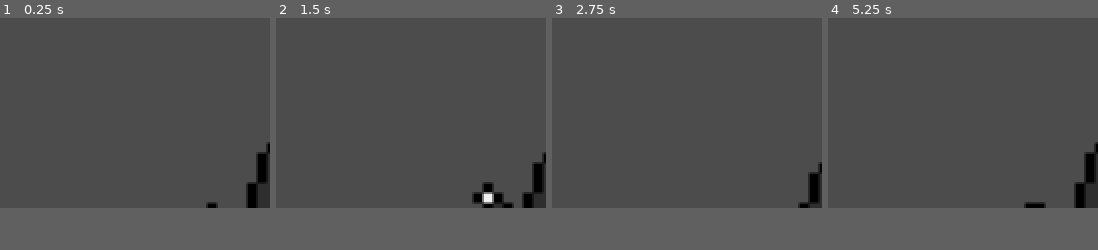
Above: before the commit, frames 1-4 (left to right).
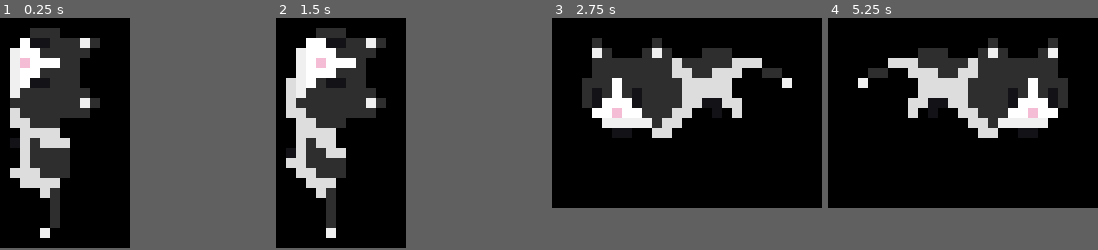
Above: after the commit, the same moments.

Repository: LaBottle/GodotDesktopPet
Game: Godot game, scene res://World.tscn
Two runs of this game, one before a commit and one after it. Both use one fixed random seed, a clock stepped at 60 frames per second and the inputs below.
Inputs (mouse positions are in pixels of both pictures, inside the frame that each line leads up to):
- Up to frame 1 (0.25 s): no input
- Up to frame 2 (1.5 s): move the mouse to (470, 103) at 0.52 s; press the mouse at (470, 103) at 0.53 s; move the mouse to (357, 122) at 1.27 s; release the mouse at (357, 122) at 1.28 s; click (357, 122) at 1.35 s
- Up to frame 3 (2.75 s): move the mouse to (714, 71) at 2.02 s; press the mouse at (714, 71) at 2.03 s
- Up to frame 4 (5.25 s): move the mouse to (949, 150) at 2.77 s; release the mouse at (949, 150) at 2.78 s; click (949, 150) at 2.85 s; move the mouse to (1044, 140) at 3.52 s; press the mouse at (1044, 140) at 3.53 s; move the mouse to (882, 85) at 4.27 s; release the mouse at (882, 85) at 4.28 s; click (882, 85) at 4.35 s; move the mouse to (976, 113) at 5.02 s; press the mouse at (976, 113) at 5.03 s
In our replay, in frame 1 the window is 135x95 before the commit and 65x115 after it. These sizes can differ from the game's own. Grey fills any space a smaller window leaves; there, only what the larger window draws over its background counts as a difference.

The runs differ from the first frame. In frame 1, 42% of the frame differs, in the area x 0-100%, y 0-95%; in frame 2, 42%; in frame 3, 81%, in the area x 0-100%, y 0-82%; in frame 4, 81%.

Commit message:
Optimize child windows

Diff:
--- /dev/null
+++ b/Pet/Expression.gd
@@ -0,0 +1,10 @@
+extends Sprite
+
+const size = Vector2(32, 38)
+
+func new(emotion: String) -> Sprite:
+	$ExpressionAnimationPlayer.play(emotion)
+	return self
+
+func _on_ExpressionAnimationPlayer_animation_finished(anim_name: String) -> void:
+	get_parent().remove_child_window()
--- /dev/null
+++ b/Pet/Expression.tscn
@@ -0,0 +1,127 @@
+[gd_scene load_steps=7 format=2]
+
+[ext_resource path="res://Assets/expression/vector_style5.png" type="Texture" id=1]
+[ext_resource path="res://Pet/Expression.gd" type="Script" id=2]
+
+[sub_resource type="Animation" id=15]
+length = 0.001
+tracks/0/type = "bezier"
+tracks/0/path = NodePath(".:modulate:a")
+tracks/0/interp = 1
+tracks/0/loop_wrap = true
+tracks/0/imported = false
+tracks/0/enabled = true
+tracks/0/keys = {
+"points": PoolRealArray( 0, -0.25, 0, 0.25, 0 ),
+"times": PoolRealArray( 0 )
+}
+tracks/1/type = "value"
+tracks/1/path = NodePath(".:frame")
+tracks/1/interp = 1
+tracks/1/loop_wrap = true
+tracks/1/imported = false
+tracks/1/enabled = true
+tracks/1/keys = {
+"times": PoolRealArray( 0 ),
+"transitions": PoolRealArray( 1 ),
+"update": 0,
+"values": [ 13 ]
+}
+
+[sub_resource type="Animation" id=16]
+resource_name = "angry"
+length = 2.0
+tracks/0/type = "bezier"
+tracks/0/path = NodePath(".:modulate:a")
+tracks/0/interp = 1
+tracks/0/loop_wrap = true
+tracks/0/imported = false
+tracks/0/enabled = true
+tracks/0/keys = {
+"points": PoolRealArray( 0, -0.25, 0, 0.25, 0, 1, -0.25, 0, 0.25, 0, 1, -0.25, 0, 0.25, 0, 0, -0.25, 0, 0.25, 0 ),
+"times": PoolRealArray( 0, 0.5, 1.5, 2 )
+}
+tracks/1/type = "value"
+tracks/1/path = NodePath(".:frame")
+tracks/1/interp = 1
+tracks/1/loop_wrap = true
+tracks/1/imported = false
+tracks/1/enabled = true
+tracks/1/keys = {
+"times": PoolRealArray( 0 ),
+"transitions": PoolRealArray( 1 ),
+"update": 1,
+"values": [ 15 ]
+}
+
+[sub_resource type="Animation" id=17]
+resource_name = "happy"
+length = 2.0
+tracks/0/type = "bezier"
+tracks/0/path = NodePath(".:modulate:a")
+tracks/0/interp = 1
+tracks/0/loop_wrap = true
+tracks/0/imported = false
+tracks/0/enabled = true
+tracks/0/keys = {
+"points": PoolRealArray( 0, -0.25, 0, 0.25, 0, 1, -0.25, 0, 0.25, 0, 1, -0.25, 0, 0.25, 0, 0, -0.25, 0, 0.25, 0 ),
+"times": PoolRealArray( 0, 0.5, 1.5, 2 )
+}
+tracks/1/type = "value"
+tracks/1/path = NodePath(".:frame")
+tracks/1/interp = 1
+tracks/1/loop_wrap = true
+tracks/1/imported = false
+tracks/1/enabled = true
+tracks/1/keys = {
+"times": PoolRealArray( 0 ),
+"transitions": PoolRealArray( 1 ),
+"update": 1,
+"values": [ 13 ]
+}
+
+[sub_resource type="Animation" id=18]
+resource_name = "sad"
+length = 2.0
+tracks/0/type = "bezier"
+tracks/0/path = NodePath(".:modulate:a")
+tracks/0/interp = 1
+tracks/0/loop_wrap = true
+tracks/0/imported = false
+tracks/0/enabled = true
+tracks/0/keys = {
+"points": PoolRealArray( 0, -0.25, 0, 0.25, 0, 1, -0.25, 0, 0.25, 0, 1, -0.25, 0, 0.25, 0, 0, -0.25, 0, 0.25, 0 ),
+"times": PoolRealArray( 0, 0.5, 1.5, 2 )
+}
+tracks/1/type = "value"
+tracks/1/path = NodePath(".:frame")
+tracks/1/interp = 1
+tracks/1/loop_wrap = true
+tracks/1/imported = false
+tracks/1/enabled = true
+tracks/1/keys = {
+"times": PoolRealArray( 0 ),
+"transitions": PoolRealArray( 1 ),
+"update": 1,
+"values": [ 14 ]
+}
+
+[node name="Expression" type="Sprite"]
+modulate = Color( 1, 1, 1, 0 )
+position = Vector2( 0, -40 )
+texture = ExtResource( 1 )
+hframes = 10
+vframes = 3
+frame = 13
+script = ExtResource( 2 )
+
+[node name="ExpressionTimer" type="Timer" parent="."]
+wait_time = 4.0
+
+[node name="ExpressionAnimationPlayer" type="AnimationPlayer" parent="."]
+anims/RESET = SubResource( 15 )
+anims/angry = SubResource( 16 )
+anims/happy = SubResource( 17 )
+anims/sad = SubResource( 18 )
+
+[connection signal="animation_finished" from="ExpressionAnimationPlayer" to="." method="_on_ExpressionAnimationPlayer_animation_finished"]
--- a/Pet/Pet.gd
+++ b/Pet/Pet.gd
@@ -1,17 +1,15 @@
 extends Control
+
 
 onready var animated_sprite: AnimatedSprite = $AnimatedSprite
 onready var animation_player: AnimationPlayer = $AnimationPlayer
 onready var action_switch_timer: Timer = $ActionSwitchTimer
 onready var action_on_wall_switch_timer: Timer = $ActionOnWallSwitchTimer
-onready var expression_sprite :Sprite = $Expression
-onready var expression_timer :Timer = $Expression/ExpressionTimer
-onready var expression_animation_player: AnimationPlayer = $Expression/ExpressionAnimationPlayer
+var child_window: Node2D = null setget add_child_window
 
 enum State { RELEASED, DRAGGING, ACTION, ACTION_ON_WALL }
 enum Action { IDLE, WALK, RUN }
 enum ActionOnWall { GRAB, CLIMB, JUMP }
-enum Emotion { HAPPY, SAD, ANGRY }
 
 #constant
 const walk_speed := 100
@@ -21,14 +19,13 @@
 var screen_size := OS.get_screen_size()
 const pet_size := Vector2(135, 95)
 const pet_size_on_wall := Vector2(65, 115)
-const window_size_popup := Vector2(135,120)
 var gravity :float = ProjectSettings.get("physics/2d/default_gravity")
 
 #variable
 var state setget set_state
 var action setget set_action
 var action_on_wall setget set_action_on_wall
-var mood := 40 setget set_mood
+var mood :int setget set_mood
 var emotion setget ,get_emotion
 var velocity := Vector2.ZERO
 var click_pos := Vector2.ZERO
@@ -41,19 +38,18 @@
 func _ready() -> void:
 	randomize()
 	get_tree().connect("files_dropped", self, "_on_file_drag")
-#	self.state = State.RELEASED
-	expression_sprite.modulate.a = 0
-	animated_sprite.position = pet_size
+	self.state = State.RELEASED
+	self.mood = 40
+	OS.window_size = pet_size
+	animated_sprite.position = pet_size / 2
 
 func _physics_process(delta: float) -> void:
-	return
-	print(animated_sprite.position)
 	match self.state:
 		State.DRAGGING:
-			if get_global_mouse_position().x <= 1:
+			if OS.window_position.x + get_global_mouse_position().x <= 1:
 				if on_wall != Wall.LEFT:
 					self.on_wall = Wall.LEFT
-			elif get_global_mouse_position().x >= screen_size.x - 1:
+			elif OS.window_position.x + get_global_mouse_position().x >= screen_size.x - 1:
 				if on_wall != Wall.RIGHT:
 					self.on_wall = Wall.RIGHT
 			else:
@@ -63,7 +59,7 @@
 			if not Input.is_action_pressed("click"):
 				self.state = State.RELEASED
 			else:
-				animated_sprite.position += get_global_mouse_position() - click_pos - pet_size / 2
+				OS.window_position += get_global_mouse_position() - click_pos
 
 		State.RELEASED:
 			#to DRAGGING
@@ -73,17 +69,17 @@
 			elif on_wall != Wall.NOT:
 				self.state = State.ACTION_ON_WALL
 			#to ACTION
-			elif animated_sprite.position.y + pet_size.y >= screen_size.y:
+			elif OS.window_position.y + pet_size.y >= screen_size.y:
 				self.state = State.ACTION
 			else:
 				velocity.y += gravity * delta
-				animated_sprite.position += velocity * delta
+				OS.window_position += velocity * delta
 
 		State.ACTION:
-			if animated_sprite.position.x <= 1:
+			if OS.window_position.x <= 1:
 				if on_wall != Wall.LEFT:
 					self.on_wall = Wall.LEFT
-			elif animated_sprite.position.x + pet_size.x >= screen_size.x - 1:
+			elif OS.window_position.x + pet_size.x >= screen_size.x - 1:
 				if on_wall != Wall.RIGHT:
 					self.on_wall = Wall.RIGHT
 			else:
@@ -96,17 +92,13 @@
 			elif on_wall != Wall.NOT:
 				self.state = State.ACTION_ON_WALL
 			else:
-				pass
-#				OS.window_position += velocity * delta
+				OS.window_position += velocity * delta
 		State.ACTION_ON_WALL:
 			if Input.is_action_just_pressed("click"):
 				self.state = State.DRAGGING
 			#when action_on_wall is jump, state will become RELEASED
 			else:
-				pass
-#				OS.window_position += velocity * delta
-	animated_sprite.position = screen_size / 2
-	velocity = Vector2.ZERO
+				OS.window_position += velocity * delta
 
 
 func set_state(new_state) -> void:
@@ -115,8 +107,8 @@
 			action_switch_timer.stop()
 		State.ACTION_ON_WALL:
 			action_on_wall_switch_timer.stop()
-#			get_viewport().size = window_size
-#			get_parent().get_node("Pet").animated_sprite.position = Vector2(67, 47)
+			OS.window_size = pet_size
+			animated_sprite.position = pet_size / 2
 
 	match new_state:
 		State.RELEASED:
@@ -129,21 +121,23 @@
 			animation_player.play("drag")
 		State.ACTION:
 			if state == State.RELEASED:
-				animated_sprite.position.y = screen_size.y - pet_size.y
+				OS.window_position.y = screen_size.y - pet_size.y
 				velocity.y = 0
 				animation_player.play("land") # will set action to idle
 		State.ACTION_ON_WALL:
-			expression_animation_player.stop()
-			expression_sprite.modulate.a = 0
-#			get_viewport().size = window_size_on_wall
-#			get_parent().get_node("Pet").animated_sprite.position = Vector2(32, 58)
+			if child_window != null:
+				child_window.queue_free()
+				remove_child(child_window)
+				child_window = null
+			OS.window_size = pet_size_on_wall
+			animated_sprite.position = pet_size_on_wall / 2
 			match on_wall:
 				Wall.LEFT:
 					animated_sprite.flip_h = true
-					animated_sprite.position.x = 0
+					OS.window_position.x = 0
 				Wall.RIGHT:
 					animated_sprite.flip_h = false
-					animated_sprite.position.x = screen_size.x - pet_size_on_wall.x
+					OS.window_position.x = screen_size.x - pet_size_on_wall.x
 			match state:
 				State.RELEASED:
 					self.action_on_wall = ActionOnWall.GRAB
@@ -157,7 +151,7 @@
 	match new_action:
 		Action.IDLE:
 			velocity = Vector2.ZERO
-			action_switch_timer.start(4 + self.emotion + 2 * randf()) # 4 ~ 6 to 6 ~ 8
+			action_switch_timer.start(6.4 - mood / 10.0)
 			animation_player.play("idle")
 		Action.WALK:
 			self.mood += 1
@@ -165,7 +159,7 @@
 				direction = -direction
 				animated_sprite.flip_h = not animated_sprite.flip_h
 			velocity = Vector2.RIGHT * walk_speed * direction
-			action_switch_timer.start(4 - self.emotion + 2 * randf()) # 4 ~ 6 to 2 ~ 4
+			action_switch_timer.start(4.8)
 			animation_player.play("walk")
 		Action.RUN:
 			self.mood += 3
@@ -173,7 +167,7 @@
 				direction = -direction
 				animated_sprite.flip_h = not animated_sprite.flip_h
 			velocity = Vector2.RIGHT * run_speed * direction
-			action_switch_timer.start(2.01 - self.emotion) # 2 to 0
+			action_switch_timer.start(2.4) # 2 to 0
 			animation_player.play("run")
 
 	action = new_action
@@ -183,12 +177,12 @@
 	match new_action_on_wall:
 		ActionOnWall.GRAB:
 			velocity = Vector2.ZERO
-			action_on_wall_switch_timer.start(0.3 + randf() / 2)
+			action_on_wall_switch_timer.start(1.2 - mood / 50.0)
 			animation_player.play("grab")
 		ActionOnWall.CLIMB:
 			self.mood += 1
 			velocity = Vector2.UP * climb_speed
-			action_on_wall_switch_timer.start(1 + 2 * randf())
+			action_on_wall_switch_timer.start(1 + mood / 20.0)
 			animation_player.play("climb")
 		ActionOnWall.JUMP:
 			self.mood += 10
@@ -210,65 +204,45 @@
 
 func set_mood(new_mood) -> void:
 	var pre_emotion = self.emotion
-	mood = new_mood
-	print(mood)
-
+	if new_mood > 50:
+		mood = 50
+	elif new_mood < 0:
+		mood = 0
+	else:
+		mood = new_mood
 	if self.emotion != pre_emotion:
-		match self.emotion:
-			Emotion.HAPPY:
-				expression_animation_player.play("happy")
-			Emotion.SAD:
-				expression_animation_player.play("sad")
-			Emotion.ANGRY:
-				expression_animation_player.play("angry")
-
-#func pop_window(time, keyword) -> void:
-#	var expression_frame :int
-#	match keyword:
-#		"happy":
-#			expression_frame = 13
-#		"sad":
-#			expression_frame = 14
-#		"angry":
-#			expression_frame = 15
-#
-#	get_viewport().size = window_size_popup
-#	print(get_viewport_rect().size)
-#	get_parent().get_node("Pet").animated_sprite.position = Vector2(67,72)
-#	expression_timer.start(time)
-#	expression_sprite.frame = expression_frame
-#	expression_sprite.visible = true
-
-
-func get_emotion() -> int:
-	if mood > 20:
-		return Emotion.HAPPY
-	elif mood > 0:
-		return Emotion.SAD
+		self.child_window = preload("res://Pet/Expression.tscn").instance().new(self.emotion)
+
+
+func get_emotion() -> String:
+	if mood >= 40:
+		return "happy"
+	elif mood >= 20:
+		return "sad"
 	else:
-		return Emotion.ANGRY
+		return "angry"
 
 
 func _on_ActionSwitchTimer_timeout() -> void:
 	match action:
 		Action.IDLE:
-			match randi() % 3:
+			match randi() % 2 + mood / 20:
 				0, 1:
 					self.action = Action.WALK
-				2:
+				_:
 					self.action = Action.RUN
 		Action.WALK:
-			match randi() % 2:
-				0:
+			match randi() % 3 + mood / 20:
+				0, 1 ,2:
+					self.action = Action.IDLE
+				_:
 					self.action = Action.RUN
-				1:
+		Action.RUN:
+			match randi() % 5 + mood / 10:
+				0, 1, 2, 3, 4:
 					self.action = Action.IDLE
-		Action.RUN:
-			match randi() % 4:
-				0:
+				_:
 					self.action = Action.WALK
-				1, 2, 3:
-					self.action = Action.IDLE
 
 
 func _on_ActionOnWallSwitchTimer_timeout() -> void:
@@ -287,19 +261,51 @@
 		var file_path := files[i]
 		var folder := file_path.get_base_dir()
 		var file := file_path.get_file()
-		var file_extension := file_path.get_extension()
+		var file_extension := file_path.get_extension().to_lower()
+
 
 		if file_extension in ["zip", "rar", "7z"]:
 			OS.execute("powershell.exe", ["-Command", "./7-Zip/7z.exe", "x", file_path, "-o"+folder], false)
-
-
-func _on_ExpressionAnimationPlayer_animation_started(anim_name: String) -> void:
-#	get_parent().get_node("Pet").animated_sprite.position = Vector2(67,72)
-	pass
-
-
-func _on_ExpressionAnimationPlayer_animation_finished(anim_name: String) -> void:
-#		get_viewport().size = window_size
-	#	OS.window_position.y +=  25
-#		get_parent().get_node("Pet").animated_sprite.position = Vector2(67,47)
-	pass
+		if file_extension in ["jpg", "png", "gif"]:
+			var picture = Sprite.new()
+			#TODO
+
+
+func add_child_window(node: Node2D) -> void:
+	if child_window != null:
+		remove_child_window()
+	var rect = {"start":Vector2(), "end":Vector2()}
+	var current_pet_size:Vector2
+	if on_wall:
+		current_pet_size = pet_size_on_wall
+	else:
+		current_pet_size = pet_size
+	rect.start = -current_pet_size / 2
+	rect.end = current_pet_size / 2
+
+	add_child(node)
+	if node.position.x - node.size.x / 2 < rect.start.x:
+		rect.start.x = node.position.x - node.size.x / 2
+	if node.position.x + node.size.x / 2 > rect.end.x:
+		rect.end.x = node.position.x + node.size.x / 2
+	if node.position.y - node.size.y / 2 < rect.start.y:
+		rect.start.y = node.position.y - node.size.y / 2
+	if node.position.y + node.size.y / 2 > rect.end.y:
+		rect.end.y = node.position.y + node.size.y / 2
+
+	OS.window_size = rect.end - rect.start
+	animated_sprite.position = OS.window_size / 2
+	node.position += animated_sprite.position
+	child_window = node
+
+func remove_child_window() -> void:
+	if child_window != null:
+		child_window.queue_free()
+		remove_child(child_window)
+		child_window = null
+		if on_wall:
+			OS.window_size = pet_size_on_wall
+			animated_sprite.position = pet_size_on_wall / 2
+		else:
+			OS.window_size = pet_size
+			animated_sprite.position = pet_size / 2
--- a/Pet/Pet.tscn
+++ b/Pet/Pet.tscn
@@ -50,7 +50,6 @@
 [ext_resource path="res://Assets/white_wallgrab_8fps/0.png" type="Texture" id=48]
 [ext_resource path="res://Assets/white_wallgrab_8fps/1.png" type="Texture" id=49]
 [ext_resource path="res://Assets/white_wallgrab_8fps/5.png" type="Texture" id=50]
-[ext_resource path="res://Assets/expression/vector_style5.png" type="Texture" id=51]
 
 [sub_resource type="SpriteFrames" id=2]
 animations = [ {
@@ -410,110 +409,10 @@
 "values": [ true ]
 }
 
-[sub_resource type="Animation" id=15]
-length = 0.001
-tracks/0/type = "bezier"
-tracks/0/path = NodePath(".:modulate:a")
-tracks/0/interp = 1
-tracks/0/loop_wrap = true
-tracks/0/imported = false
-tracks/0/enabled = true
-tracks/0/keys = {
-"points": PoolRealArray( 0, -0.25, 0, 0.25, 0 ),
-"times": PoolRealArray( 0 )
-}
-tracks/1/type = "value"
-tracks/1/path = NodePath(".:frame")
-tracks/1/interp = 1
-tracks/1/loop_wrap = true
-tracks/1/imported = false
-tracks/1/enabled = true
-tracks/1/keys = {
-"times": PoolRealArray( 0 ),
-"transitions": PoolRealArray( 1 ),
-"update": 0,
-"values": [ 13 ]
-}
-
-[sub_resource type="Animation" id=16]
-resource_name = "angry"
-length = 2.0
-tracks/0/type = "bezier"
-tracks/0/path = NodePath(".:modulate:a")
-tracks/0/interp = 1
-tracks/0/loop_wrap = true
-tracks/0/imported = false
-tracks/0/enabled = true
-tracks/0/keys = {
-"points": PoolRealArray( 0, -0.25, 0, 0.25, 0, 1, -0.25, 0, 0.25, 0, 1, -0.25, 0, 0.25, 0, 0, -0.25, 0, 0.25, 0 ),
-"times": PoolRealArray( 0, 0.5, 1.5, 2 )
-}
-tracks/1/type = "value"
-tracks/1/path = NodePath(".:frame")
-tracks/1/interp = 1
-tracks/1/loop_wrap = true
-tracks/1/imported = false
-tracks/1/enabled = true
-tracks/1/keys = {
-"times": PoolRealArray( 0 ),
-"transitions": PoolRealArray( 1 ),
-"update": 1,
-"values": [ 15 ]
-}
-
-[sub_resource type="Animation" id=17]
-resource_name = "happy"
-length = 2.0
-tracks/0/type = "bezier"
-tracks/0/path = NodePath(".:modulate:a")
-tracks/0/interp = 1
-tracks/0/loop_wrap = true
-tracks/0/imported = false
-tracks/0/enabled = true
-tracks/0/keys = {
-"points": PoolRealArray( 0, -0.25, 0, 0.25, 0, 1, -0.25, 0, 0.25, 0, 1, -0.25, 0, 0.25, 0, 0, -0.25, 0, 0.25, 0 ),
-"times": PoolRealArray( 0, 0.5, 1.5, 2 )
-}
-tracks/1/type = "value"
-tracks/1/path = NodePath(".:frame")
-tracks/1/interp = 1
-tracks/1/loop_wrap = true
-tracks/1/imported = false
-tracks/1/enabled = true
-tracks/1/keys = {
-"times": PoolRealArray( 0 ),
-"transitions": PoolRealArray( 1 ),
-"update": 1,
-"values": [ 13 ]
-}
-
-[sub_resource type="Animation" id=18]
-resource_name = "sad"
-length = 2.0
-tracks/0/type = "bezier"
-tracks/0/path = NodePath(".:modulate:a")
-tracks/0/interp = 1
-tracks/0/loop_wrap = true
-tracks/0/imported = false
-tracks/0/enabled = true
-tracks/0/keys = {
-"points": PoolRealArray( 0, -0.25, 0, 0.25, 0, 1, -0.25, 0, 0.25, 0, 1, -0.25, 0, 0.25, 0, 0, -0.25, 0, 0.25, 0 ),
-"times": PoolRealArray( 0, 0.5, 1.5, 2 )
-}
-tracks/1/type = "value"
-tracks/1/path = NodePath(".:frame")
-tracks/1/interp = 1
-tracks/1/loop_wrap = true
-tracks/1/imported = false
-tracks/1/enabled = true
-tracks/1/keys = {
-"times": PoolRealArray( 0 ),
-"transitions": PoolRealArray( 1 ),
-"update": 1,
-"values": [ 14 ]
-}
-
 [node name="Pet" type="Control"]
+anchor_right = 1.0
+anchor_bottom = 1.0
+mouse_default_cursor_shape = 7
 script = ExtResource( 2 )
 
 [node name="AnimatedSprite" type="AnimatedSprite" parent="."]
@@ -540,22 +439,5 @@
 
 [node name="ActionOnWallSwitchTimer" type="Timer" parent="."]
 
-[node name="Expression" type="Sprite" parent="."]
-modulate = Color( 1, 1, 1, 0 )
-position = Vector2( 0, -40 )
-texture = ExtResource( 51 )
-hframes = 10
-vframes = 3
-frame = 13
-
-[node name="ExpressionTimer" type="Timer" parent="Expression"]
-wait_time = 4.0
-
-[node name="ExpressionAnimationPlayer" type="AnimationPlayer" parent="Expression"]
-anims/RESET = SubResource( 15 )
-anims/angry = SubResource( 16 )
-anims/happy = SubResource( 17 )
-anims/sad = SubResource( 18 )
-
 [connection signal="timeout" from="ActionSwitchTimer" to="." method="_on_ActionSwitchTimer_timeout"]
 [connection signal="timeout" from="ActionOnWallSwitchTimer" to="." method="_on_ActionOnWallSwitchTimer_timeout"]
--- a/World.gd
+++ b/World.gd
@@ -1,7 +1,5 @@
 extends Control
 
+
 func _ready() -> void:
-#	get_viewport().transparent_bg = true
-	OS.window_position = Vector2.ZERO
-	get_viewport_rect().size = OS.get_screen_size()
-	rect_size = OS.get_screen_size()
+	get_viewport().transparent_bg = true
Not shown, changed: .mono/metadata/ide_messaging_meta.txt
Not shown: 1 places in Pet/Pet.tscn that only renumber resources
